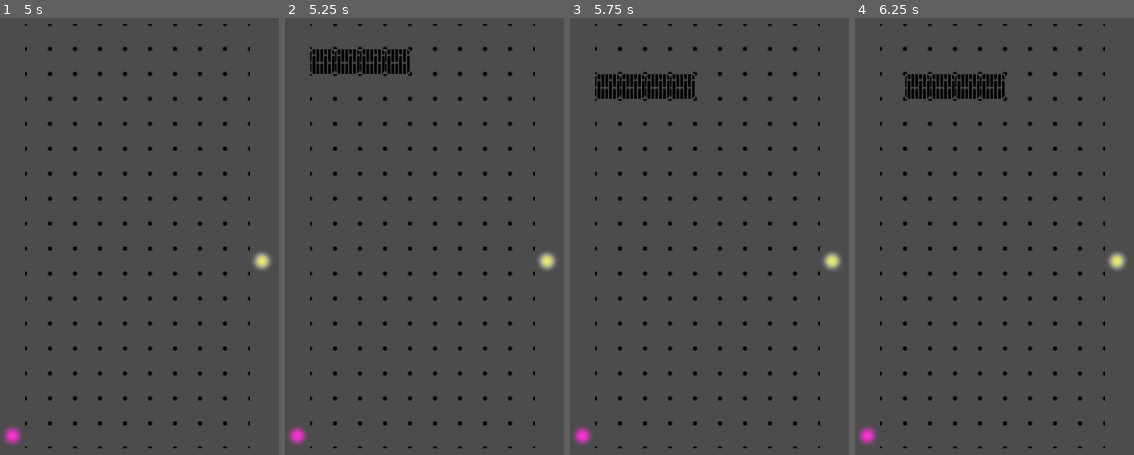
Above: before the commit, frames 1-4 (left to right).
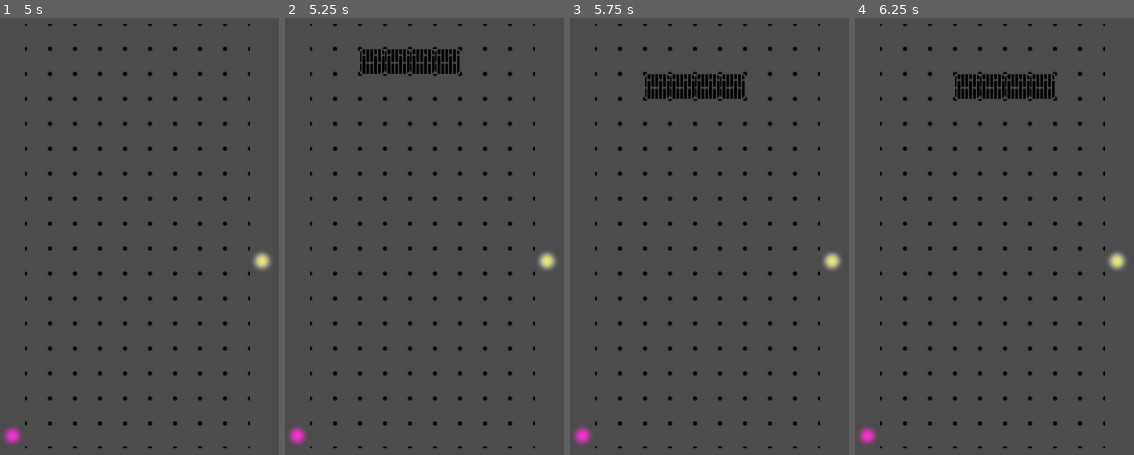
Above: after the commit, the same moments.

Repository: Henry38/Lithotris
Game: Godot game, scene res://scenes/Main.tscn
Two runs of this game, one before a commit and one after it. Both use one fixed random seed, a clock stepped at 60 frames per second and the inputs below.
Inputs (mouse positions are in pixels of both pictures, inside the frame that each line leads up to):
- Up to frame 1 (5 s): tap Enter at 0.5, 2, 3.5 s; move the mouse to (outside the picture) at 0.52 s; hold D (move_right) 0.53-1.28 s; hold Shift (lithography_power_up) 0.53-1.28 s; click (outside the picture) at 0.67 s; tap Space at 1.25, 2.75, 4.25 s; move the mouse to (239, 258) at 1.27 s; hold S (move_down) 1.28-2.03 s; tap Shift (lithography_power_up) at 1.35, 2.85, 4.35 s; move the mouse to (outside the picture) at 2.02 s; hold Shift (lithography_power_up) 2.03-2.78 s; hold D (move_right) 2.03-3.53 s; move the mouse to (outside the picture) at 2.77 s; click (outside the picture) at 2.92 s; move the mouse to (outside the picture) at 3.52 s; hold Shift (lithography_power_up) 3.53-4.28 s; hold Q (move_left) from 3.53 s (still down); move the mouse to (159, 162) at 4.27 s
- Up to frame 2 (5.25 s): move the mouse to (outside the picture) at 5.02 s; release Q (move_left) at 5.03 s; hold S (move_down) from 5.03 s (still down); hold Shift (lithography_power_up) from 5.03 s (still down); click (outside the picture) at 5.17 s
- Up to frame 3 (5.75 s): keep holding S (move_down); keep holding Shift (lithography_power_up)
- Up to frame 4 (6.25 s): move the mouse to (outside the picture) at 5.77 s; release S (move_down) at 5.78 s; release Shift (lithography_power_up) at 5.78 s; hold D (move_right) from 5.78 s (still down); tap Shift (lithography_power_up) at 5.85 s

Frame 1 is identical in both runs. In frame 2, 1.6% of the frame differs, in the area x 8-63%, y 7-13%; in frame 3, 1.6%; in frame 4, 1.6%.

Commit message:
spawn block in the middle

Diff:
--- a/scripts/TileMap.gd
+++ b/scripts/TileMap.gd
@@ -118,7 +118,7 @@
 func createNewBlock():
 	var rand_tilemap : TileMap = shapes[randi() % shapes.size()].instance()
 	var new_block = FallingObject.new(1 + (randi() % 2), rand_tilemap.get_used_cells())
-	new_block.x = 1
+	new_block.x = int(width / 2) - int(new_block.width / 2)
 	new_block.y = 1
 	current_block = new_block
 
